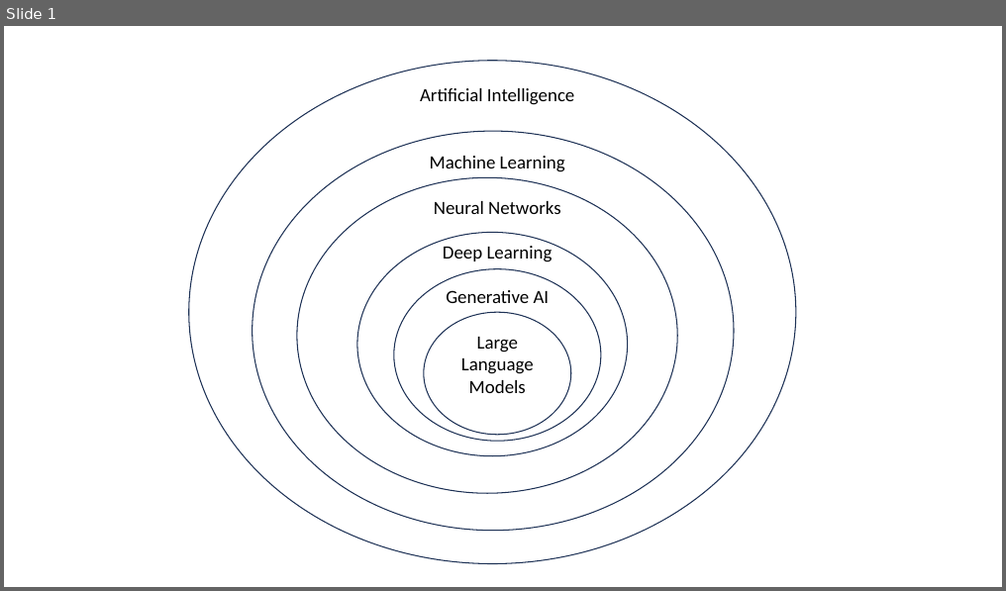
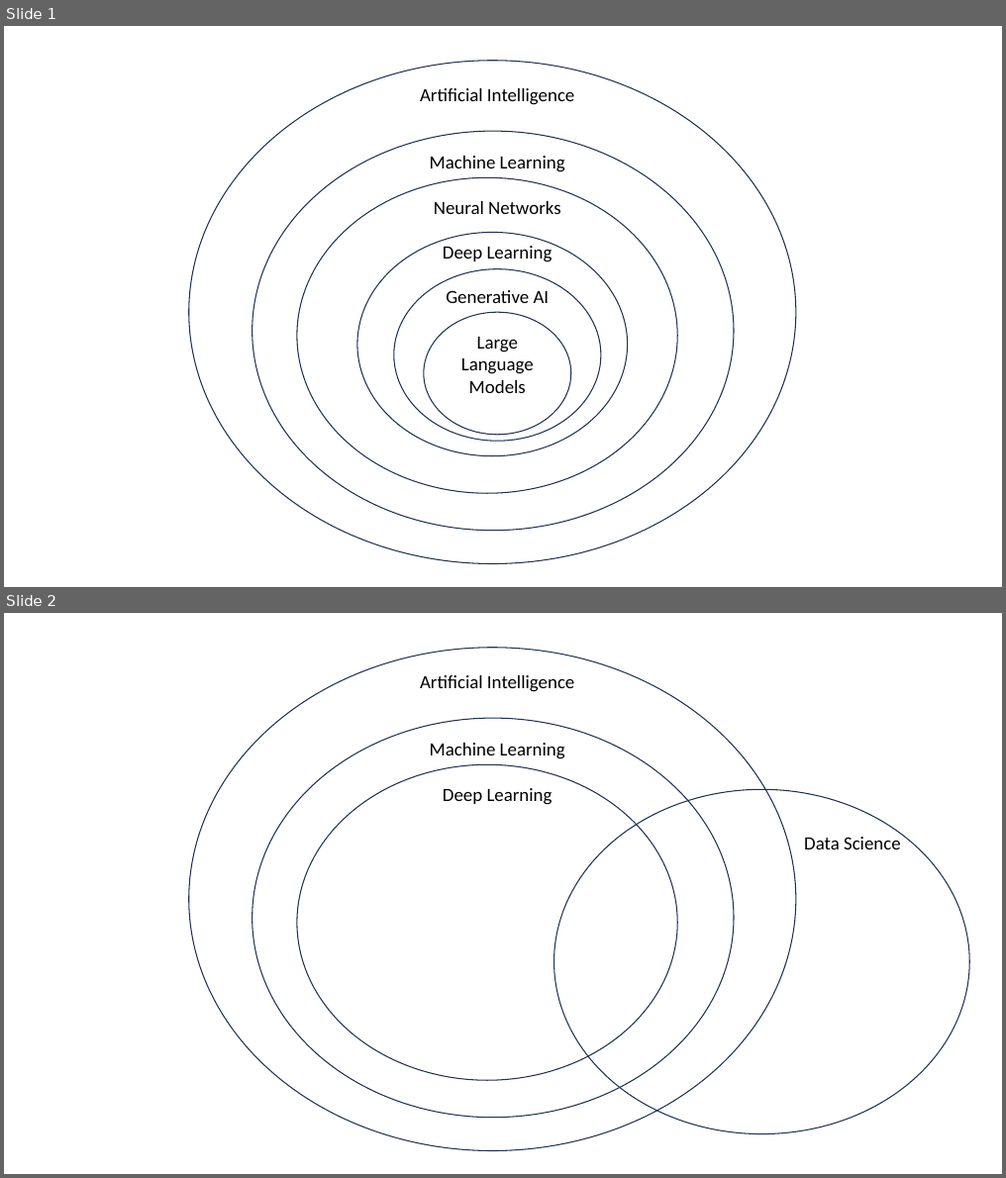
Before and after one commit to fatvdbergdotus/ai, a slide deck: ai.pptx. Shown one above the other, each under a label of ours: slide 1 before the commit, slides 1 and 2 after it. The pictures are 1006x591 and 1006x1178 pixels, drawn with LibreOffice and Linux fonts; fonts in the diff are those of the drawing. Boxes give left, top, right and bottom in pixels: in the first picture for what was removed or moved away, otherwise in the second. Text is boxed around its words. In the diff, an @@ line names an element or a change of style, - is before the commit and + after.

```diff
--- a/ai.pptx
+++ b/ai.pptx
@@ slide 2 added at [4,613,1002,1174], background #FFFFFF @@
@@ ellipse added at [189,648,796,1152], outline #1E3256 1 pt @@
@@ text added at [420,675,574,805], 18 pt, text #000000 @@
+Artificial Intelligence
+Machine Learning
+Deep Learning
@@ ellipse added at [252,718,734,1118], outline #1E3256 1 pt @@
@@ ellipse added at [297,765,677,1081], outline #1E3256 1 pt @@
@@ ellipse added at [554,789,969,1135], outline #1E3256 1 pt @@
@@ text added at [804,834,901,850], 18 pt, text #000000 @@
+Data Science
```
